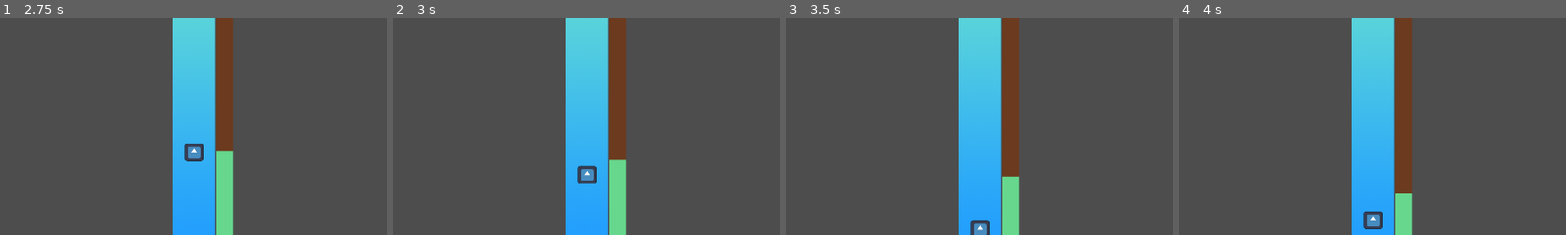
Above: before the commit, frames 1-4 (left to right).
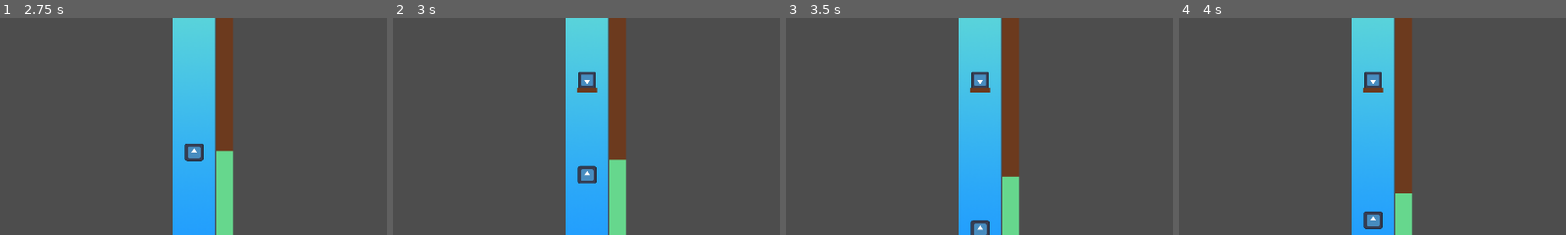
Above: after the commit, the same moments.

Repository: Anjellyrika/fishdew
Game: Godot game, scene res://src/main_level.tscn
Two runs of this game, one before a commit and one after it. Both use one fixed random seed, a clock stepped at 60 frames per second and the inputs below. The engine's default icon, where the game draws it, is replaced by a stand-in: a white triangle on a blue panel in a dark square.
Inputs (mouse positions are % of the whole screen's width and height, from its top left):
- Up to frame 1 (2.75 s): tap Enter at 0.5, 1.35 s; move the mouse to (72, 45) at 0.52 s; hold Space (up) from 0.53 s (still down); click (72, 45) at 0.67 s; move the mouse to (30, 55) at 1.27 s; move the mouse to (60, 28) at 2.02 s; tap F at 2.1 s
- Up to frame 2 (3 s): keep holding Space (up); move the mouse to (45, 70) at 2.77 s; click (45, 70) at 2.92 s
- Up to frame 3 (3.5 s): keep holding Space (up)
- Up to frame 4 (4 s): keep holding Space (up); move the mouse to (80, 65) at 3.52 s; tap Enter at 3.6 s
The pictures show only the part of the screen within x 26-76%, y 31-80%; the shares and areas given below are measured in that part.

Frame 1 is identical in both runs. In frame 2, 0.5% of the frame differs, in the area x 47-53%, y 24-35%; in frame 3, 0.5%; in frame 4, 0.5%.

Commit message:
refactor: use state machine for chest spawning

Diff:
--- /dev/null
+++ b/src/TreasureProgress.gd
@@ -0,0 +1,20 @@
+extends ProgressBar
+
+@export var chest: Chest
+@export var progress_rate = -10
+
+func _ready():
+	value = 0
+	chest.treasureProgressUp.connect(increase_score)
+	chest.treasureProgressDown.connect(decrease_score)
+	increase_score()
+	decrease_score()
+
+func increase_score():
+	progress_rate = abs(progress_rate)
+
+func decrease_score():
+	progress_rate = -1*progress_rate
+
+func _process(delta):
+	value += progress_rate * delta
--- /dev/null
+++ b/src/chest.gd
@@ -0,0 +1,15 @@
+extends Area2D
+
+class_name Chest
+
+signal treasureProgressUp
+signal treasureProgressDown
+
+func _on_body_entered(body):
+	if body.get_name() == "Bobber":
+		print("score up")
+		treasureProgressUp.emit()
+
+func _on_body_exited(body):
+	if body.get_name() == "Bobber":
+		treasureProgressDown.emit()
--- a/src/chest.tscn
+++ b/src/chest.tscn
@@ -1,12 +1,21 @@
-[gd_scene load_steps=3 format=3 uid="uid://cmjndycxmndy1"]
+[gd_scene load_steps=7 format=3 uid="uid://cmjndycxmndy1"]
 
+[ext_resource type="Script" path="res://src/chest.gd" id="1_ih0yb"]
 [ext_resource type="Texture2D" uid="uid://dvfwqq8liw4b" path="res://assets/icon.svg" id="1_pkcrj"]
+[ext_resource type="Script" path="res://src/TreasureProgress.gd" id="2_b1yqj"]
 
 [sub_resource type="RectangleShape2D" id="RectangleShape2D_xq7m3"]
 size = Vector2(26, 26)
 
+[sub_resource type="StyleBoxFlat" id="StyleBoxFlat_6yncc"]
+bg_color = Color(0.423529, 0.227451, 0.117647, 1)
+
+[sub_resource type="StyleBoxFlat" id="StyleBoxFlat_u6rnb"]
+bg_color = Color(0.4, 0.843137, 0.552941, 1)
+
 [node name="Chest" type="Area2D"]
 position = Vector2(-17, 18)
+script = ExtResource("1_ih0yb")
 
 [node name="Icon" type="Sprite2D" parent="."]
 position = Vector2(-4.76837e-07, 4.76837e-07)
@@ -16,3 +25,15 @@
 
 [node name="CollisionShape2D" type="CollisionShape2D" parent="."]
 shape = SubResource("RectangleShape2D_xq7m3")
+
+[node name="TreasureProgress" type="ProgressBar" parent="." node_paths=PackedStringArray("chest")]
+offset_left = -15.0
+offset_top = 11.0
+offset_right = 15.0
+offset_bottom = 18.0
+theme_override_styles/background = SubResource("StyleBoxFlat_6yncc")
+theme_override_styles/fill = SubResource("StyleBoxFlat_u6rnb")
+show_percentage = false
+script = ExtResource("2_b1yqj")
+chest = NodePath("..")
+metadata/_edit_use_anchors_ = true
--- a/src/chest_spawner.gd
+++ b/src/chest_spawner.gd
@@ -5,20 +5,43 @@
 @onready var bottom_edge: Vector2 = fishingrod_node.get_child(2).get_position()
 @onready var edge_width = fishingrod_node.get_child(1).shape.size.y
 
-var chest_node = preload("res://src/chest.tscn")
-var isChestSpawned = false
+var chest = preload("res://src/chest.tscn").instantiate()
+enum {
+	NonExistent,
+	Spawning,
+	Spawned,
+	Collected
+}
+var state = NonExistent
 var rand_num: int
 
+func _ready():
+	chest.treasureProgressUp.connect(propagateScoreUp)
+	chest.treasureProgressDown.connect(propagateScoreDown)
+
 func _process(_delta):
-	if isChestSpawned:
-		pass
+#	print(state)
+	match state:
+		NonExistent:
+			pass
+		Spawning: # attempt to spawn a chest
+			rand_num = randi_range(1,8)
+			print("randnum: ", rand_num)
+			if rand_num == 1:
+				chest.position = Vector2(top_edge.x, randf_range(top_edge.y + edge_width, bottom_edge.y - edge_width))
+				add_child(chest)
+				state = Spawned
+		Spawned:
+			pass
+		Collected:
+			pass
 
 func _on_timer_timeout():
-	# attempt to spawn a chest
-	if not isChestSpawned:
-		rand_num = randi_range(1,4)
-		if rand_num == 1:
-			var chest = chest_node.instantiate()
-			chest.position = Vector2(top_edge.x, randf_range(top_edge.y + edge_width, bottom_edge.y - edge_width))
-			add_child(chest)
-			isChestSpawned = true
+	if state == NonExistent:
+		state = Spawning
+
+func propagateScoreUp():
+	print("treasure up")
+
+func propagateScoreDown():
+	print("treasure down")
--- a/src/chest_spawner.tscn
+++ b/src/chest_spawner.tscn
@@ -9,6 +9,7 @@
 [node name="Chest" parent="." instance=ExtResource("2_m301v")]
 
 [node name="Timer" type="Timer" parent="."]
+wait_time = 2.54
 autostart = true
 
 [connection signal="timeout" from="Timer" to="." method="_on_timer_timeout"]
